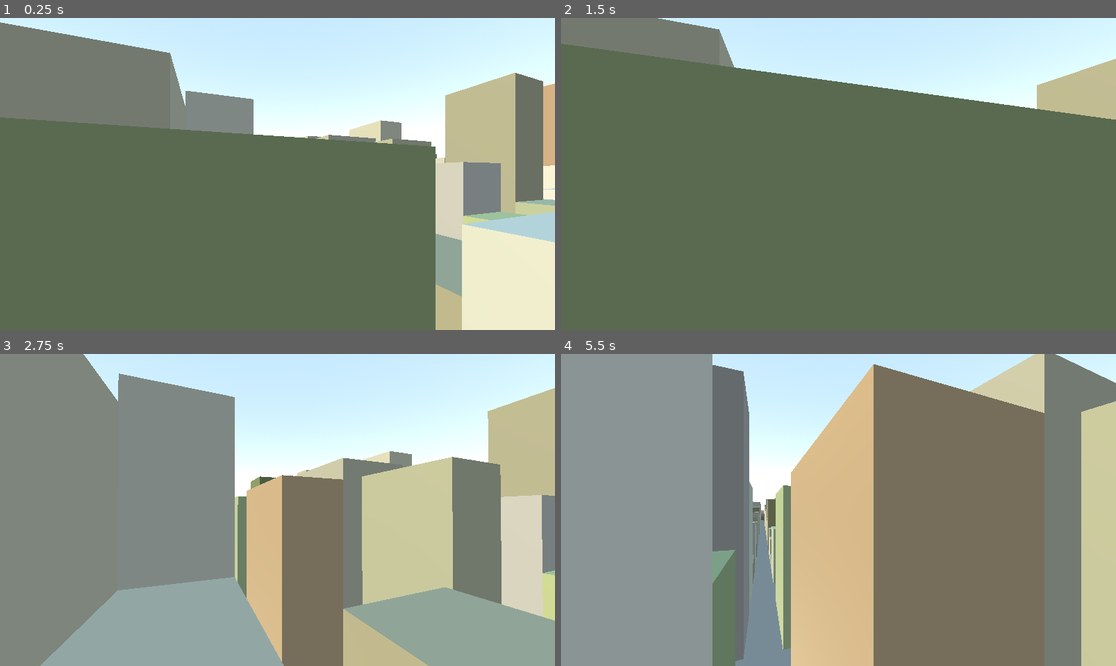
Above: before the commit, frames 1-4 (two rows, left to right).
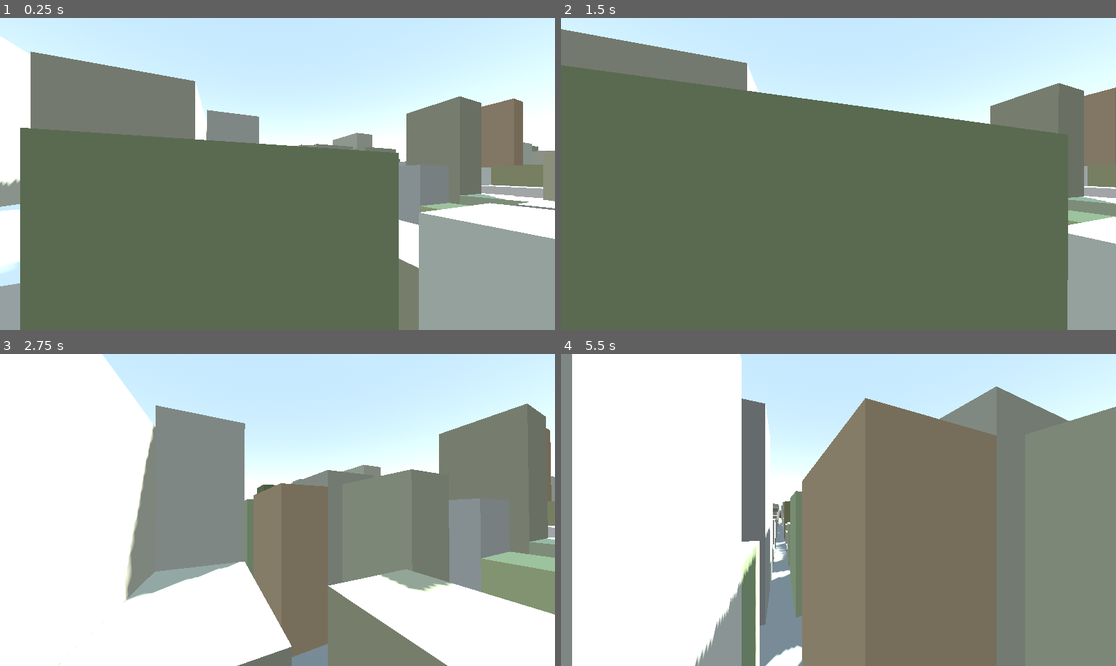
Above: after the commit, the same moments.

Repository: elemel/dronehattan-godot
Game: Godot game, scene res://root.tscn
The game is run twice, just before and just after one commit, with the same random seed, the same clock (stepped at 60 frames per second) and the same inputs.
Inputs (mouse positions are in pixels of both pictures, inside the frame that each line leads up to):
- Up to frame 1 (0.25 s): no input
- Up to frame 2 (1.5 s): tap Enter at 0.5 s; move the mouse to (866, 174) at 0.52 s; hold W (move_forward) from 0.53 s (still down); move the mouse to (810, 174) at 1.27 s
- Up to frame 3 (2.75 s): keep holding W (move_forward); move the mouse to (288, 503) at 2.02 s
- Up to frame 4 (5.5 s): keep holding W (move_forward); move the mouse to (832, 516) at 2.77 s; move the mouse to (877, 513) at 3.52 s; move the mouse to (794, 506) at 4.27 s; move the mouse to (844, 510) at 5.02 s

The runs differ from the first frame. In frame 1, 29% of the frame differs, in the area x 0-100%, y 1-100%; in frame 2, 16%; in frame 3, 63%, in the area x 0-100%, y 0-100%; in frame 4, 61%.

Commit message:
Tweak lights and shadows

Diff:
--- a/drone.tscn
+++ b/drone.tscn
@@ -15,6 +15,8 @@
 script = ExtResource("1_hrsyd")
 
 [node name="Camera3D" type="Camera3D" parent="."]
+fov = 90.0
+far = 10000.0
 
 [node name="CollisionShape3D" type="CollisionShape3D" parent="."]
 shape = SubResource("BoxShape3D_vgpxr")
--- a/root.tscn
+++ b/root.tscn
@@ -12,12 +12,10 @@
 [sub_resource type="Environment" id="Environment_7y5h2"]
 background_mode = 2
 sky = SubResource("Sky_0gkv7")
-fog_sun_scatter = 0.01
-fog_density = 0.0001
+fog_density = 0.001
 fog_sky_affect = 0.1
+volumetric_fog_enabled = true
 volumetric_fog_density = 0.01
-volumetric_fog_albedo = Color(0.560784, 0.780392, 0.780392, 1)
-volumetric_fog_emission_energy = 0.5
 
 [sub_resource type="BoxShape3D" id="BoxShape3D_q8iqb"]
 size = Vector3(256, 1, 256)
@@ -28,11 +26,12 @@
 [node name="Node3D" type="Node3D"]
 
 [node name="Sun" type="DirectionalLight3D" parent="."]
-transform = Transform3D(-0.301684, 0.684343, -0.663823, -0.200541, -0.726235, -0.657545, -0.932078, -0.0652473, 0.356333, -11.342, 162.333, -2.785)
-light_color = Color(1, 0.929412, 0.741176, 1)
+transform = Transform3D(-0.738055, 0.602668, -0.303425, 0.10343, 0.545427, 0.831752, 0.666766, 0.582496, -0.464889, -11.342, 162.333, -2.785)
+light_color = Color(1, 1, 0.937255, 1)
 light_energy = 2.0
-light_indirect_energy = 2.0
-sky_mode = 1
+shadow_enabled = true
+directional_shadow_blend_splits = true
+directional_shadow_max_distance = 1000.0
 
 [node name="Sky" type="WorldEnvironment" parent="."]
 environment = SubResource("Environment_7y5h2")
